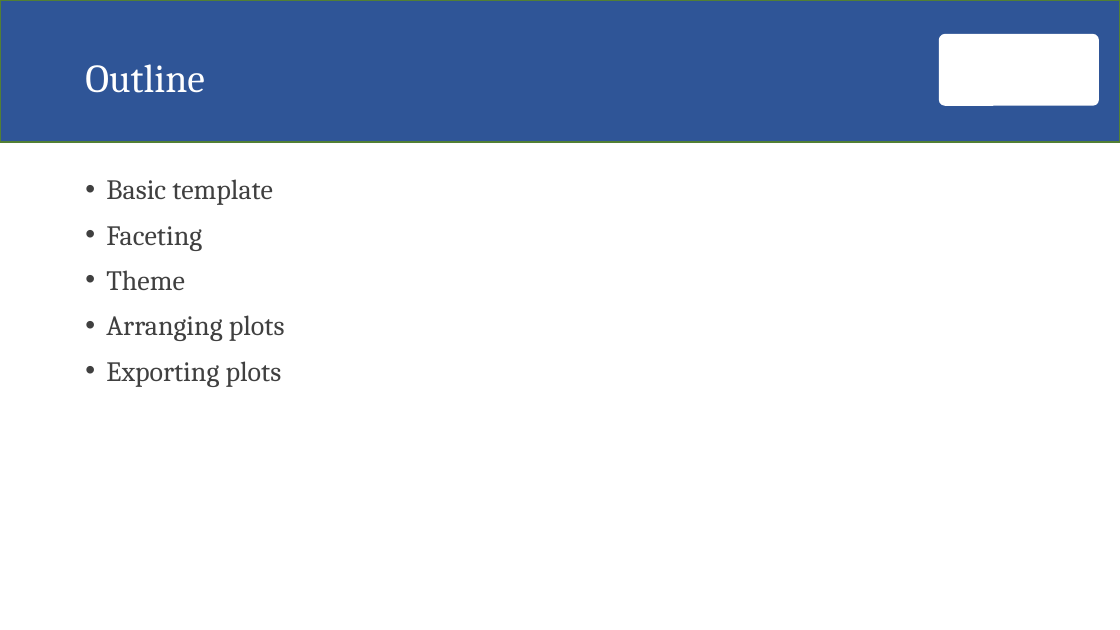
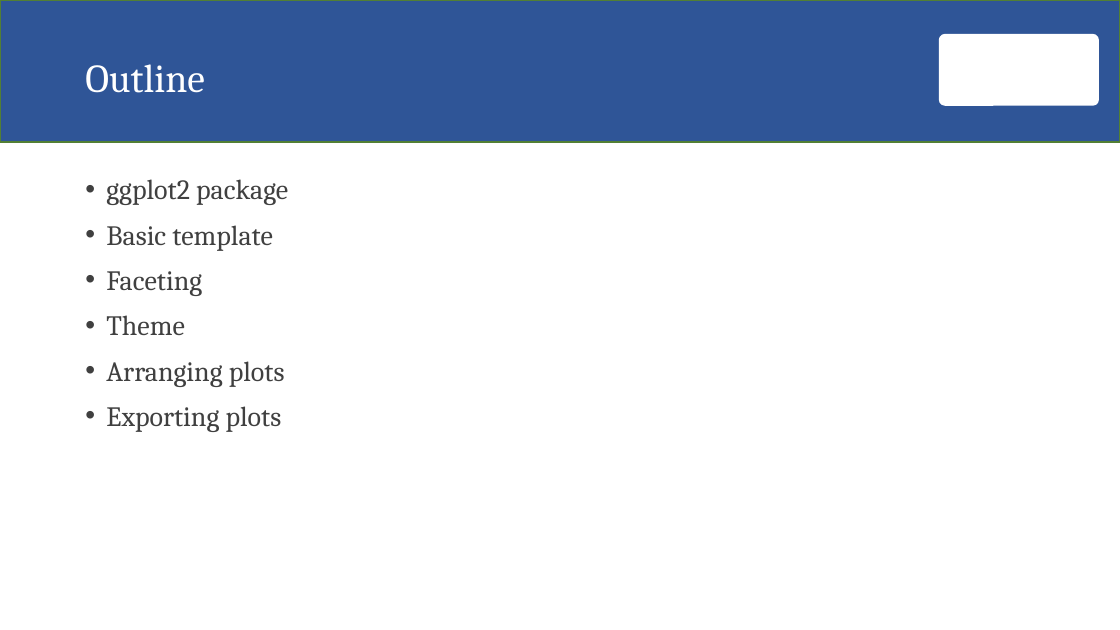
Before and after one commit to zawmtun/r_club, a slide deck: slide 2 of ex/04_data_visualisation.pptx. Drawn at 1120x630 pixels with LibreOffice and Linux fonts; fonts in the diff are those of the drawing; background and template pictures are left out. Boxes give left, top, right and bottom in pixels: in the first picture for what was removed or moved away, otherwise in the second. Text is boxed around its words. In the diff, an @@ line names an element or a change of style, - is before the commit and + after.

```diff
--- a/ex/04_data_visualisation.pptx
+++ b/ex/04_data_visualisation.pptx
@@ text at (106, 179, 288, 205): paragraph added @@
+• ggplot2 package
```
Also in this commit, not shown: 2 other files.
